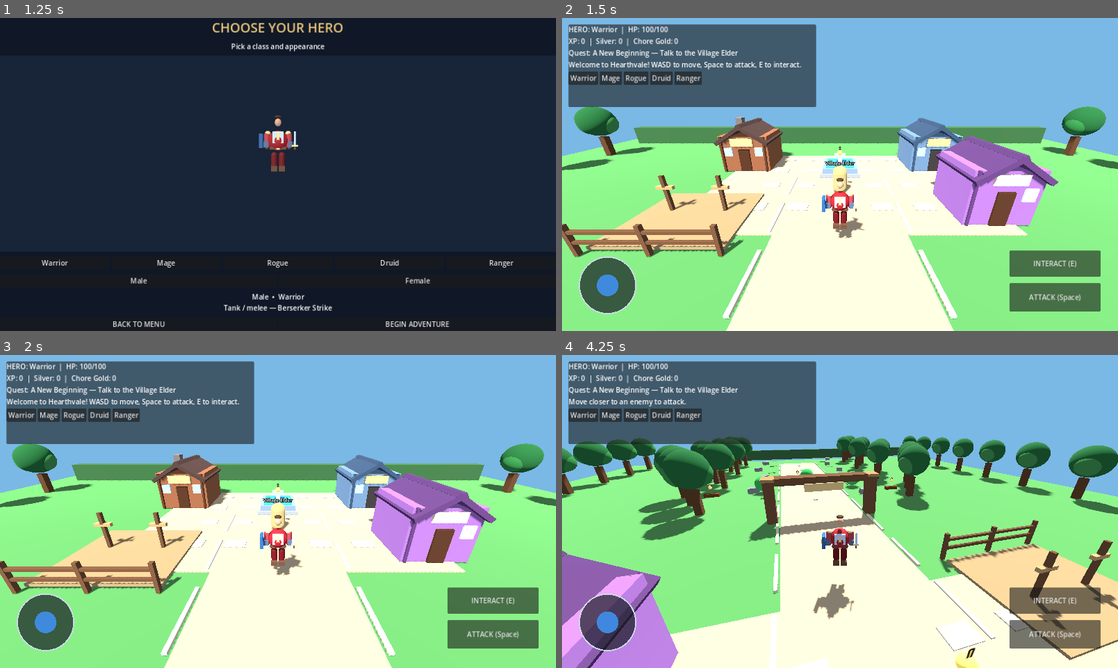
Above: before the commit, frames 1-4 (two rows, left to right).
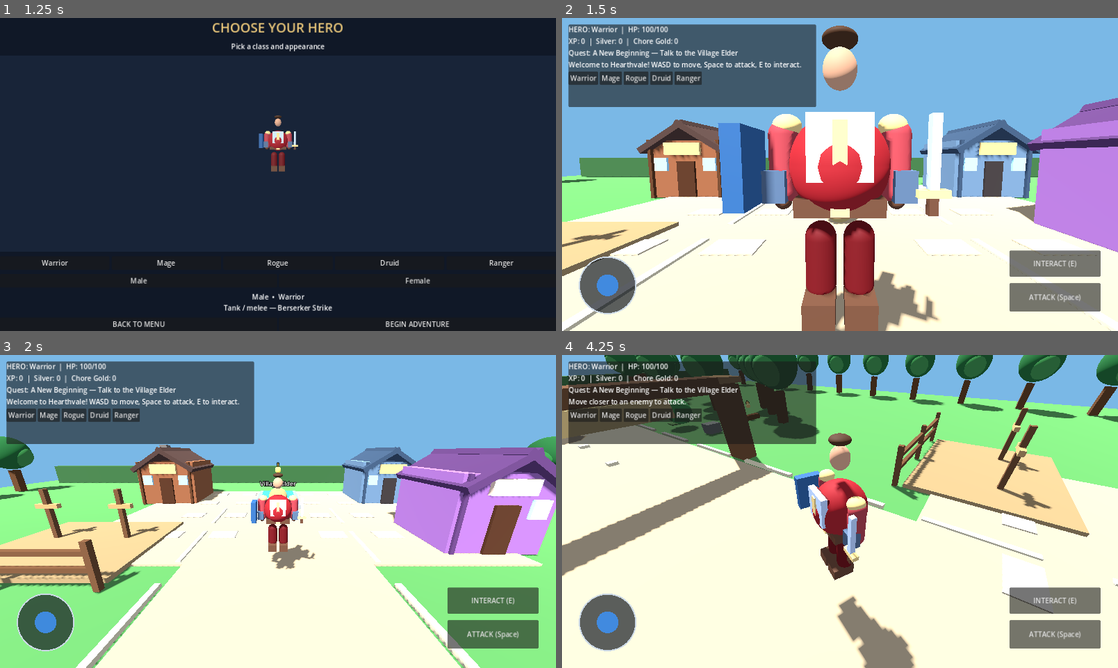
Above: after the commit, the same moments.

Repository: joeywhipple5-dot/Family-Quest
Game: Godot game, scene res://scenes/MainMenu.tscn
The game is run twice, just before and just after one commit, with the same random seed, the same clock (stepped at 60 frames per second) and the same inputs.
Inputs (mouse positions are in pixels of both pictures, inside the frame that each line leads up to):
- Up to frame 1 (1.25 s): click "▶ PLAY" at 0.5 s
- Up to frame 2 (1.5 s): click "BEGIN ADVENTURE" at 1.25 s
- Up to frame 3 (2 s): no input
- Up to frame 4 (4.25 s): move the mouse to (962, 495) at 2.02 s; hold D (move_right) 2.03-2.75 s; hold Space (attack) 2.03-2.75 s; click (962, 495) at 2.17 s; drag from (728, 527) to (812, 574) at 2.77 s; move the mouse to (895, 442) at 3.52 s; hold D (move_right) from 3.53 s (still down); hold Space (attack) from 3.53 s (still down); click (895, 442) at 3.67 s

Frame 1 is identical in both runs. In frame 2, 58% of the frame differs, in the area x 0-100%, y 2-100%; in frame 3, 31%; in frame 4, 76%, in the area x 0-100%, y 0-100%.

Commit message:
Refactor camera control and remove CameraDragArea
Removed CameraDragArea class and integrated camera control directly into the player script. Adjusted camera settings and movement logic for smoother player experience.

Diff:
--- a/player.gd
+++ b/player.gd
@@ -85,48 +85,6 @@
         )
 
 
-class CameraDragArea extends Control:
-    var player: CharacterBody3D
-    var dragging := false
-    var last_position := Vector2.ZERO
-
-    const SENSITIVITY := 0.008
-
-    func _ready() -> void:
-        mouse_filter = Control.MOUSE_FILTER_STOP
-
-    func _gui_input(event: InputEvent) -> void:
-        if event is InputEventScreenTouch:
-            if event.pressed:
-                dragging = true
-                last_position = event.position
-            else:
-                dragging = false
-            accept_event()
-
-        elif event is InputEventScreenDrag and dragging:
-            _rotate_camera(event.position)
-            accept_event()
-
-        elif event is InputEventMouseButton:
-            if event.button_index == MOUSE_BUTTON_LEFT:
-                dragging = event.pressed
-                last_position = event.position
-                accept_event()
-
-        elif event is InputEventMouseMotion and dragging:
-            _rotate_camera(event.position)
-            accept_event()
-
-    func _rotate_camera(pos: Vector2) -> void:
-        if player == null or player.dead:
-            return
-
-        var movement := pos - last_position
-        last_position = pos
-        player.rotate_camera(movement.x)
-
-
 var hero_class := "Warrior"
 var hero_gender := "male"
 
@@ -138,15 +96,19 @@
 @export var speed := 7.0
 @export var acceleration := 18.0
 @export var braking := 24.0
-@export var turn_speed := 10.0
-
-@export var camera_sensitivity := 0.008
+@export var turn_speed := 8.0
+
+@export var camera_follow_speed := 5.0
+@export var camera_distance := 6.0
+@export var camera_height := 3.0
+@export var camera_look_height := 1.2
 @export var respawn_delay := 2.0
 
 var gravity := 20.0
-var camera_pivot: Node3D
+var camera: Camera3D
 var joystick_input := Vector2.ZERO
 var spawn_position := Vector3(0, 1, 4)
+var camera_offset := Vector3.ZERO
 
 
 func _ready() -> void:
@@ -169,17 +131,41 @@
     character_model.name = "VisibleHeroModel"
     add_child(character_model)
 
-    camera_pivot = Node3D.new()
-    camera_pivot.position = Vector3(0, 1.3, 0)
-    add_child(camera_pivot)
-
-    var camera := Camera3D.new()
-    camera.position = Vector3(0, 4.2, 7.5)
-    camera.rotation_degrees = Vector3(-22, 0, 0)
+    # Camera is independent of player rotation.
+    # This prevents sudden camera spins when the hero turns.
+    camera = Camera3D.new()
+    camera.name = "FollowCamera"
+    camera.position = Vector3.ZERO
     camera.current = true
-    camera_pivot.add_child(camera)
+    get_tree().root.add_child.call_deferred(camera)
+
+    camera_offset = Vector3(0, camera_height, camera_distance)
 
     _make_touch_controls()
+
+
+func _process(delta: float) -> void:
+    if not is_instance_valid(camera):
+        return
+
+    # Follow behind the direction the hero faces.
+    var behind := global_transform.basis.z.normalized()
+    var target_position := global_position
+    target_position += Vector3.UP * camera_height
+    target_position += behind * camera_distance
+
+    var follow_weight := 1.0 - exp(
+        -camera_follow_speed * delta
+    )
+
+    camera.global_position = camera.global_position.lerp(
+        target_position, follow_weight
+    )
+
+    var look_target := global_position
+    look_target.y += camera_look_height
+
+    camera.look_at(look_target, Vector3.UP)
 
 
 func _physics_process(delta: float) -> void:
@@ -199,20 +185,22 @@
     if input_dir.length_squared() > 1.0:
         input_dir = input_dir.normalized()
 
-    # Convert movement into camera-relative directions.
-    var camera_basis := camera_pivot.global_transform.basis
-    var camera_forward := -camera_basis.z
-    var camera_right := camera_basis.x
-
-    camera_forward.y = 0.0
-    camera_right.y = 0.0
-    camera_forward = camera_forward.normalized()
-    camera_right = camera_right.normalized()
+    # Movement is relative to the hero's facing direction.
+    var forward := -global_transform.basis.z
+    var right := global_transform.basis.x
+
+    forward.y = 0.0
+    right.y = 0.0
+    forward = forward.normalized()
+    right = right.normalized()
 
     var direction := (
-        camera_right * input_dir.x
-        + camera_forward * -input_dir.y
-    ).normalized()
+        right * input_dir.x
+        + forward * -input_dir.y
+    )
+
+    if direction.length_squared() > 1.0:
+        direction = direction.normalized()
 
     var horizontal_velocity := Vector2(
         velocity.x, velocity.z
@@ -227,21 +215,24 @@
     if direction.length_squared() > 0.001:
         movement_rate = acceleration
 
-    horizontal_velocity = horizontal_velocity.move_toward(
-        target_velocity, movement_rate * delta
-    )
-
-    velocity.x = horizontal_velocity.x
-    velocity.z = horizontal_velocity.y
-
-    if direction.length_squared() > 0.001:
-        var target_yaw := atan2(-direction.x, -direction.z)
+        # Turn smoothly toward the movement direction.
+        var target_yaw := atan2(
+            -direction.x, -direction.z
+        )
+
         rotation.y = lerp_angle(
             rotation.y,
             target_yaw,
             minf(turn_speed * delta, 1.0)
         )
 
+    horizontal_velocity = horizontal_velocity.move_toward(
+        target_velocity, movement_rate * delta
+    )
+
+    velocity.x = horizontal_velocity.x
+    velocity.z = horizontal_velocity.y
+
     if not is_on_floor():
         velocity.y -= gravity * delta
     elif velocity.y < 0.0:
@@ -250,22 +241,13 @@
     move_and_slide()
 
 
-func rotate_camera(horizontal_drag: float) -> void:
-    if camera_pivot == null:
-        return
-
-    camera_pivot.rotation.y -= (
-        horizontal_drag * camera_sensitivity
-    )
-
-
 func take_damage(amount: int) -> void:
     if dead or invulnerable or amount <= 0:
         return
 
     hp = maxi(hp - amount, 0)
 
-    if hp <= 0:
+    if hp == 0:
         _die()
 
 
@@ -313,22 +295,6 @@
     layer.layer = 5
     add_child(layer)
 
-    # Right half of the screen rotates the camera.
-    var camera_drag := CameraDragArea.new()
-    camera_drag.name = "CameraDragArea"
-    camera_drag.player = self
-    camera_drag.set_anchors_preset(Control.PRESET_FULL_RECT)
-    camera_drag.anchor_left = 0.5
-    camera_drag.anchor_right = 1.0
-    camera_drag.anchor_top = 0.0
-    camera_drag.anchor_bottom = 1.0
-    camera_drag.offset_left = 0.0
-    camera_drag.offset_right = 0.0
-    camera_drag.offset_top = 0.0
-    camera_drag.offset_bottom = 0.0
-    layer.add_child(camera_drag)
-
-    # Left joystick stays above the camera drag area.
     var joystick := VirtualJoystick.new()
     joystick.name = "MovementJoystick"
     joystick.set_anchors_preset(Control.PRESET_BOTTOM_LEFT)
